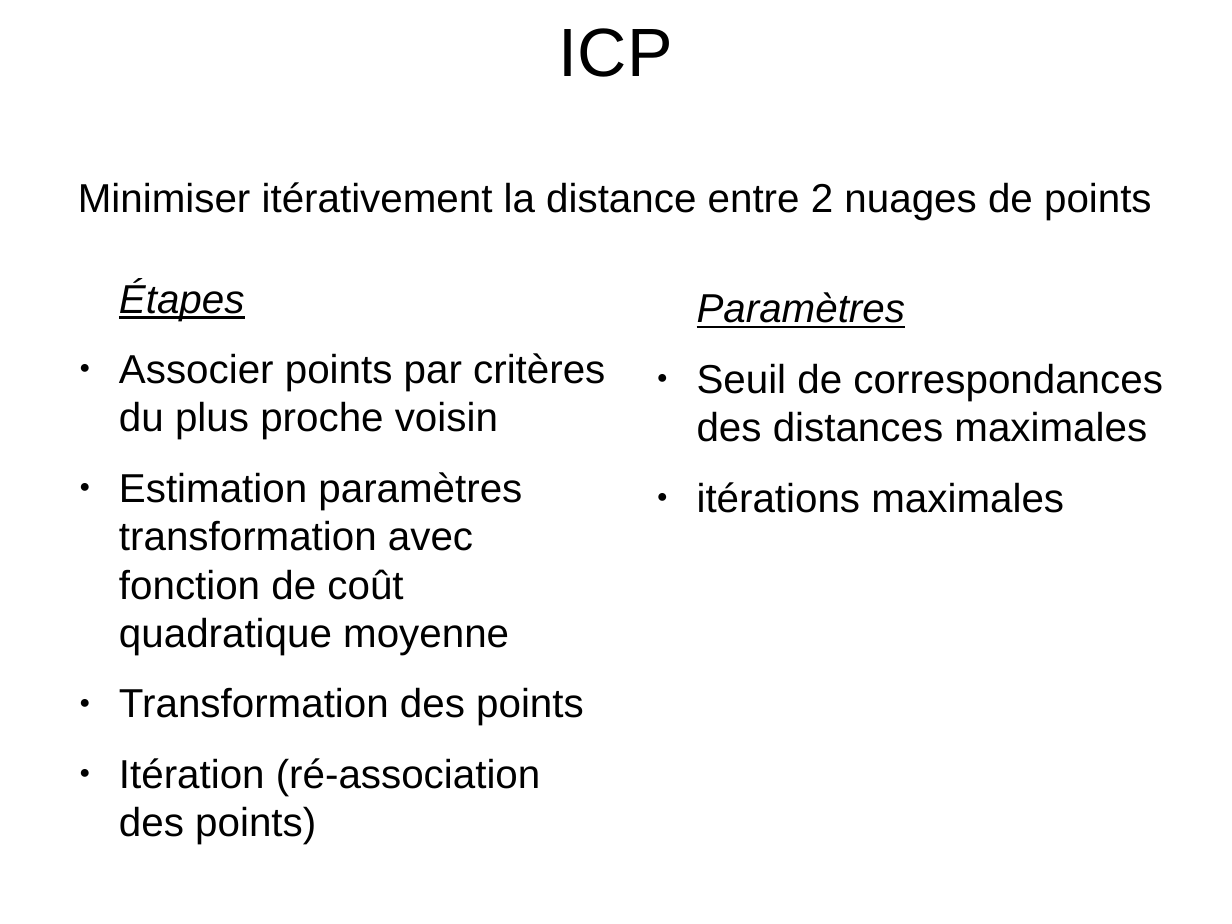
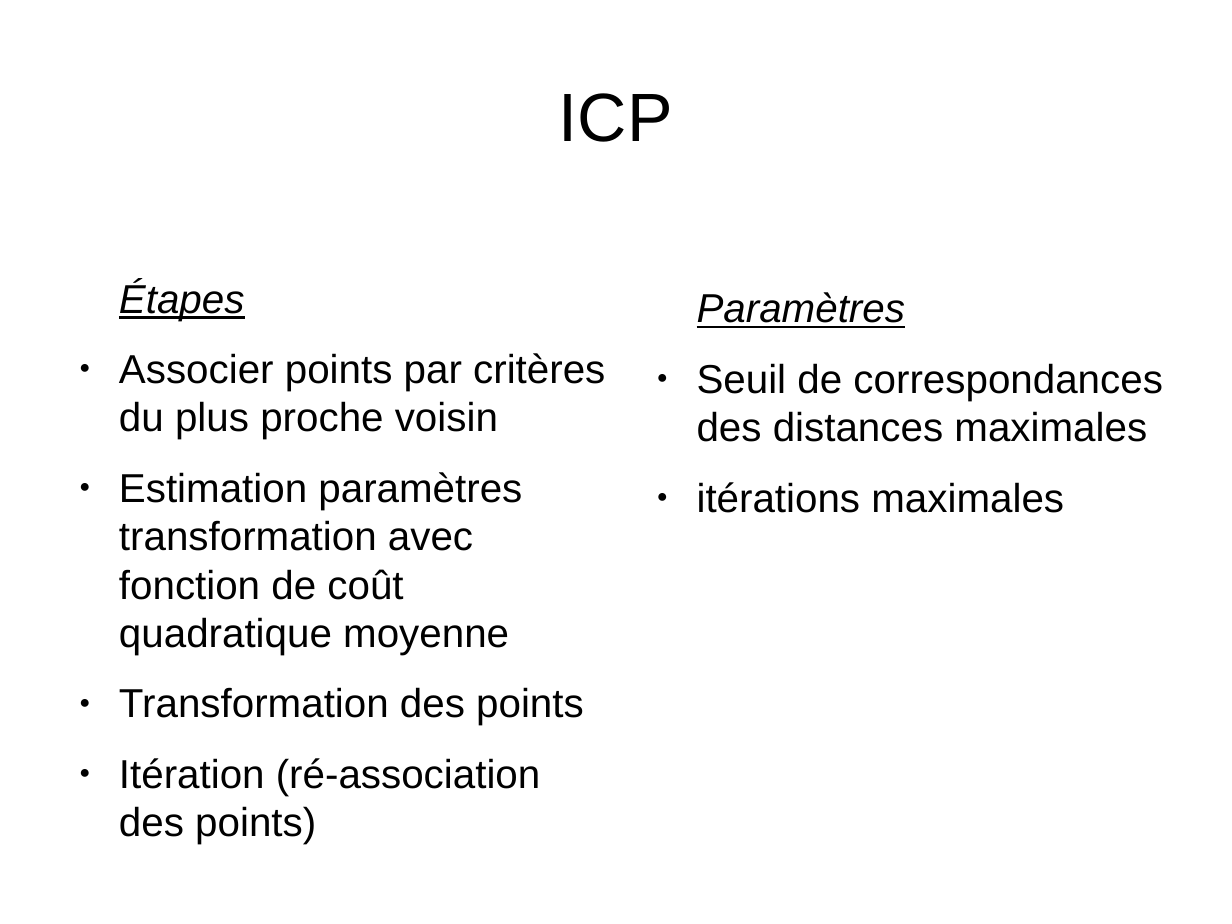
Before and after one commit to MABILYJohan/TER_Recalage_multi_points, a slide deck: slide 12 of Rapports et diapos/Diapositive_TER.odp. Drawn at 1232x924 pixels with LibreOffice and Linux fonts; fonts in the diff are those of the drawing. Boxes give left, top, right and bottom in pixels: in the first picture for what was removed or moved away, otherwise in the second. Text is boxed around its words. In the diff, an @@ line names an element or a change of style, - is before the commit and + after.

Commit message:
Diapo 0.8

```diff
--- a/Rapports et diapos/Diapositive_TER.odp
+++ b/Rapports et diapos/Diapositive_TER.odp
@@ title at [559,93,673,142]: text changed; size 26 to 44 pt @@
-ICP
-Minimiser itérativement la distance entre 2 nuages de points
+ICP
```
